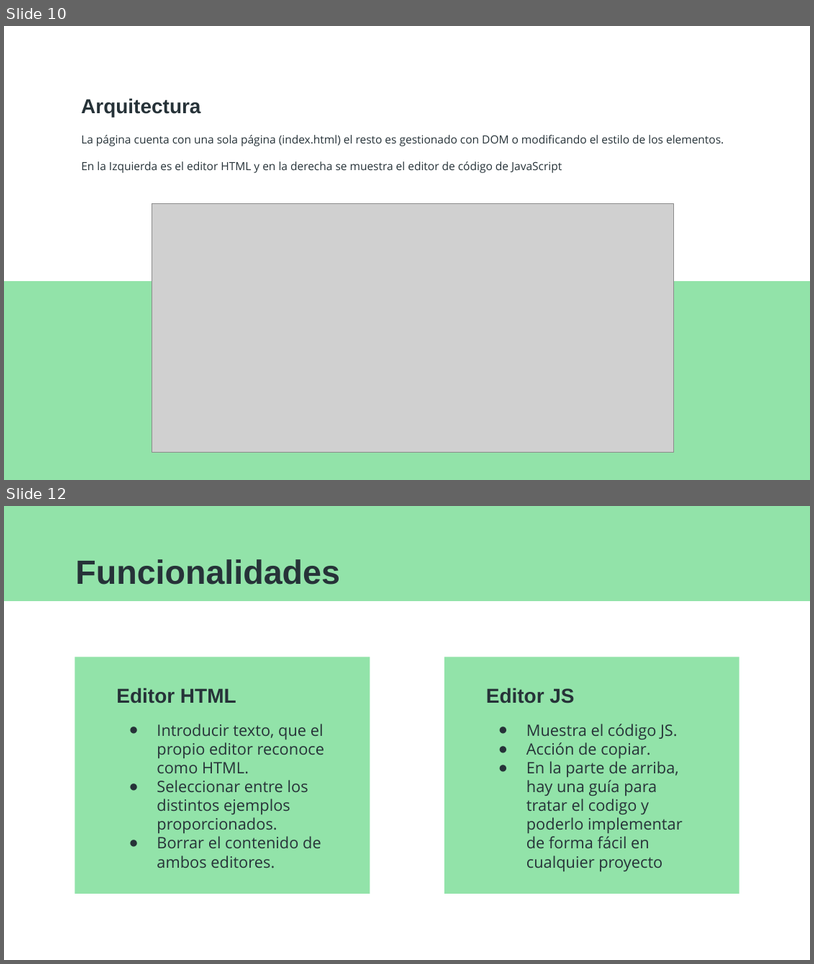
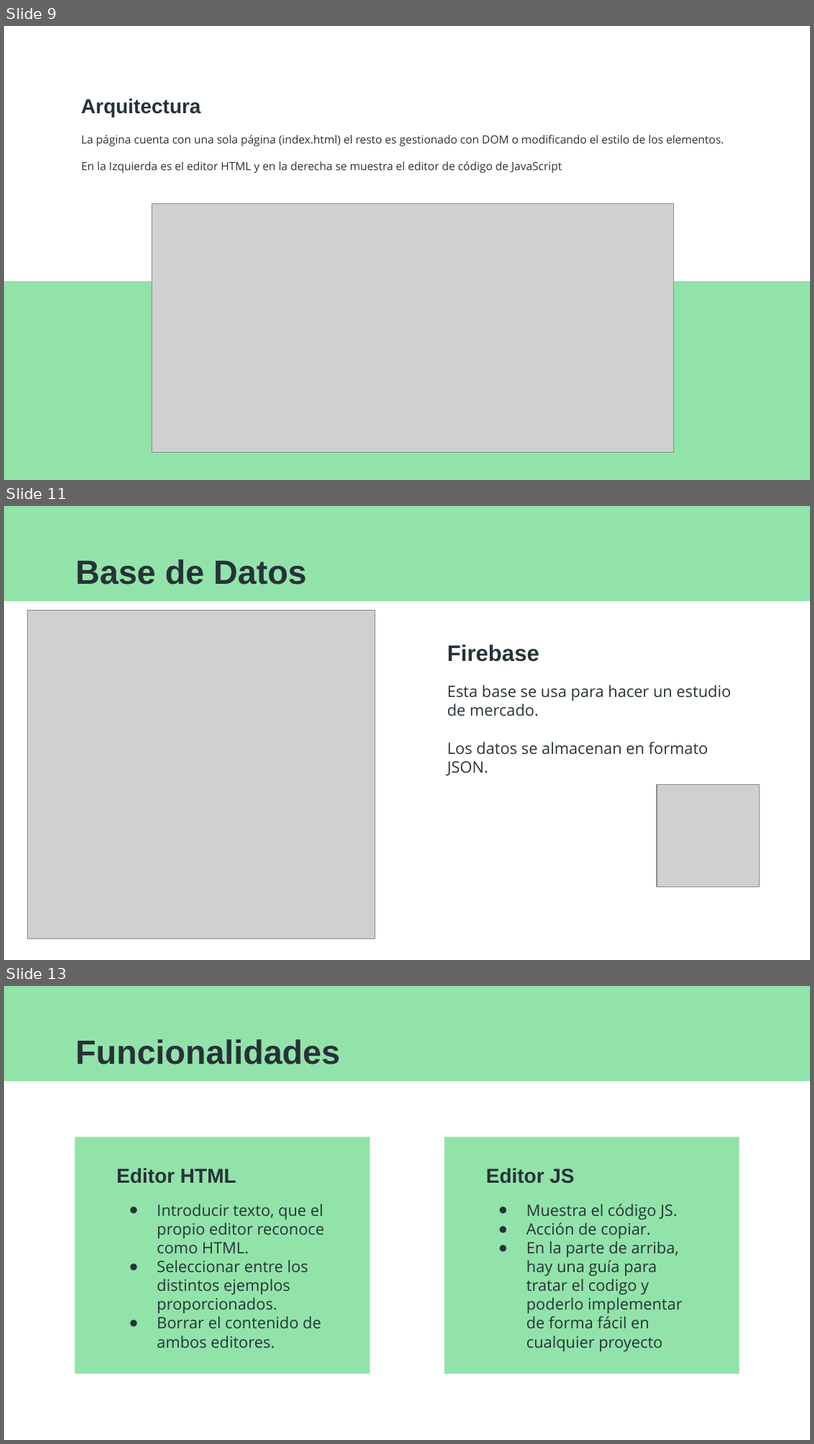
Before and after one commit to Pattov/GeneradorDOM, a slide deck: otros/Patricia_TovarQuintano_DAW2.ppsx. Shown one above the other, each under a label of ours: slides 10 and 12 before the commit, slides 9, 11 and 13 after it; the slides between them are not shown. The pictures are 814x964 and 814x1444 pixels, drawn with LibreOffice and Linux fonts; fonts in the diff are those of the drawing; grey boxes stand for pictures. Boxes give left, top, right and bottom in pixels: in the first picture for what was removed or moved away, otherwise in the second. Text is boxed around its words. In the diff, an @@ line names an element or a change of style, - is before the commit and + after.

```diff
--- a/otros/Patricia_TovarQuintano_DAW2.ppsx
+++ b/otros/Patricia_TovarQuintano_DAW2.ppsx
@@ slide 11 added at bbox=[4, 506, 810, 960], background #FFFFFF; not listed: 1 template element that a slide beside it also shows @@
@@ title added at bbox=[75, 559, 307, 584], 30 pt, text #263238, bold @@
+Base de Datos
@@ picture added at bbox=[27, 610, 375, 938] @@
@@ title added at bbox=[448, 644, 540, 662], 20 pt, text #263238, bold @@
+Firebase
@@ subtitle added at bbox=[448, 685, 731, 775], 14 pt, text #263238 @@
+Esta base se usa para hacer un estudio de mercado.
+Los datos se almacenan en formato JSON.
@@ picture added at bbox=[657, 784, 759, 887] @@
@@ what was slide 10 is now slide 9 @@
@@ what was slide 12 is now slide 13 @@
```
Also in this commit, not shown: 2 slides changed, 4 other slides added, 1 slide removed.
